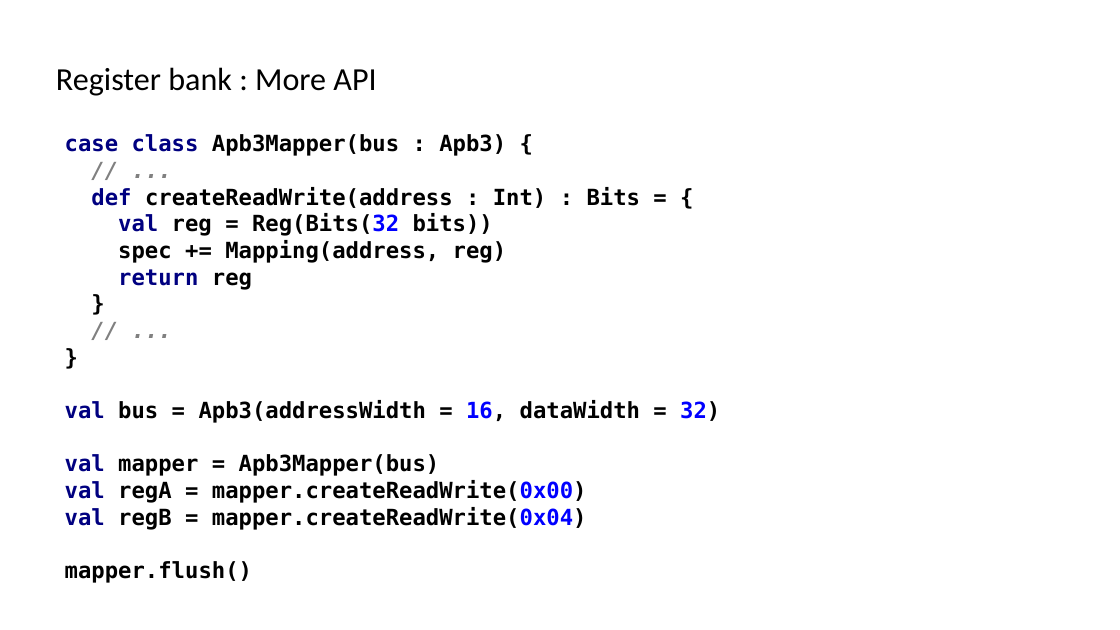
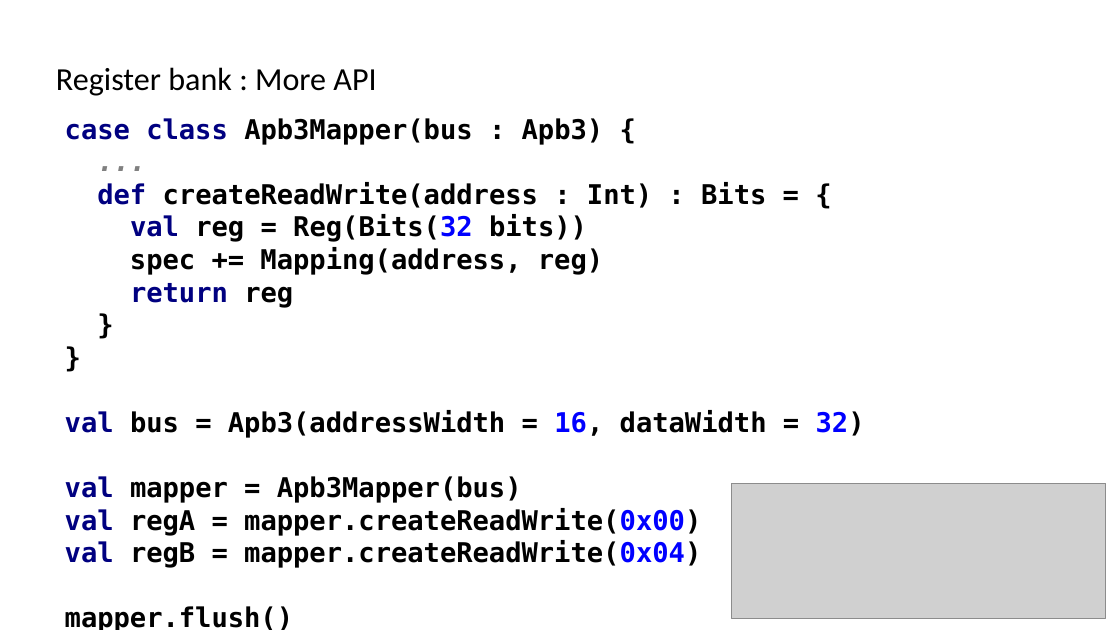
Before and after one commit to SpinalHDL/SpinalDoc, a slide deck: slide 11 of presentation/en/wosh_2019.odp. Drawn at 1120x630 pixels with LibreOffice and Linux fonts; fonts in the diff are those of the drawing; grey boxes stand for pictures. Boxes give left, top, right and bottom in pixels: in the first picture for what was removed or moved away, otherwise in the second. Text is boxed around its words. In the diff, an @@ line names an element or a change of style, - is before the commit and + after.

```diff
--- a/presentation/en/wosh_2019.odp
+++ b/presentation/en/wosh_2019.odp
@@ text "case class Apb3Mapper(bus : Apb3) ...": place and size @@
-text "case class Apb3Mapper(bus : Apb3) ..." at <box>65,134,720,583</box>
+text "case class Apb3Mapper(bus : Apb3) ..." at <box>65,118,865,630</box>
@@ text at <box>65,118,865,438</box>: text changed; size 18 to 22 pt @@
-case class Apb3Mapper(bus : Apb3) {
-// ...
-def createReadWrite(address : Int) : Bits = {
-val reg = Reg(Bits(32 bits))
-spec += Mapping(address, reg)
-return reg
-}
-// ...
-}
-val bus = Apb3(addressWidth = 16, dataWidth = 32)
+case class Apb3Mapper(bus : Apb3) {
+...
+def createReadWrite(address : Int) : Bits = {
+val reg = Reg(Bits(32 bits))
+spec += Mapping(address, reg)
+return reg
+}
+}
+val bus = Apb3(addressWidth = 16, dataWidth = 32)
@@ text at <box>65,476,701,630</box>: size 18 to 22 pt in "val mapper = Apb3Mapper(bus) val regA = ..." @@
@@ picture added at <box>732,483,1107,618</box> @@
```
Also in this commit, not shown: 6 other slides changed, 4 slides added, 2 other files.
